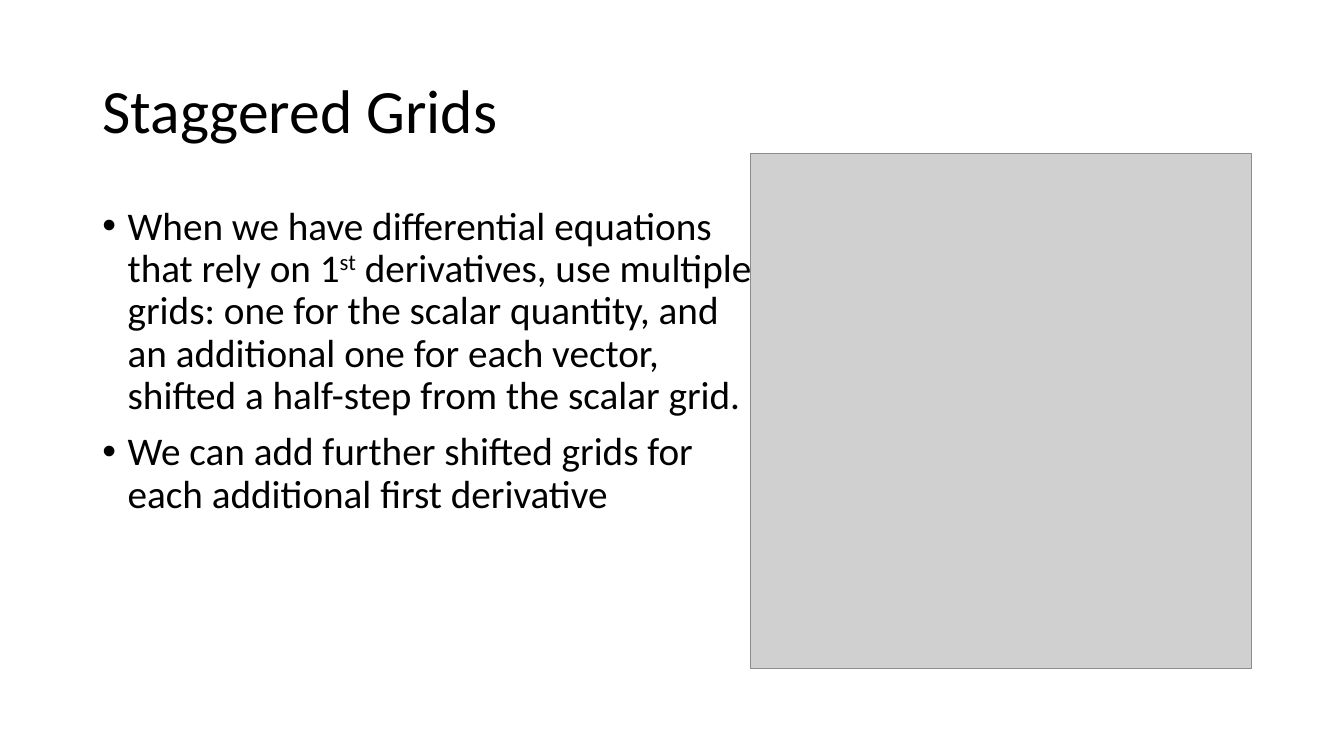
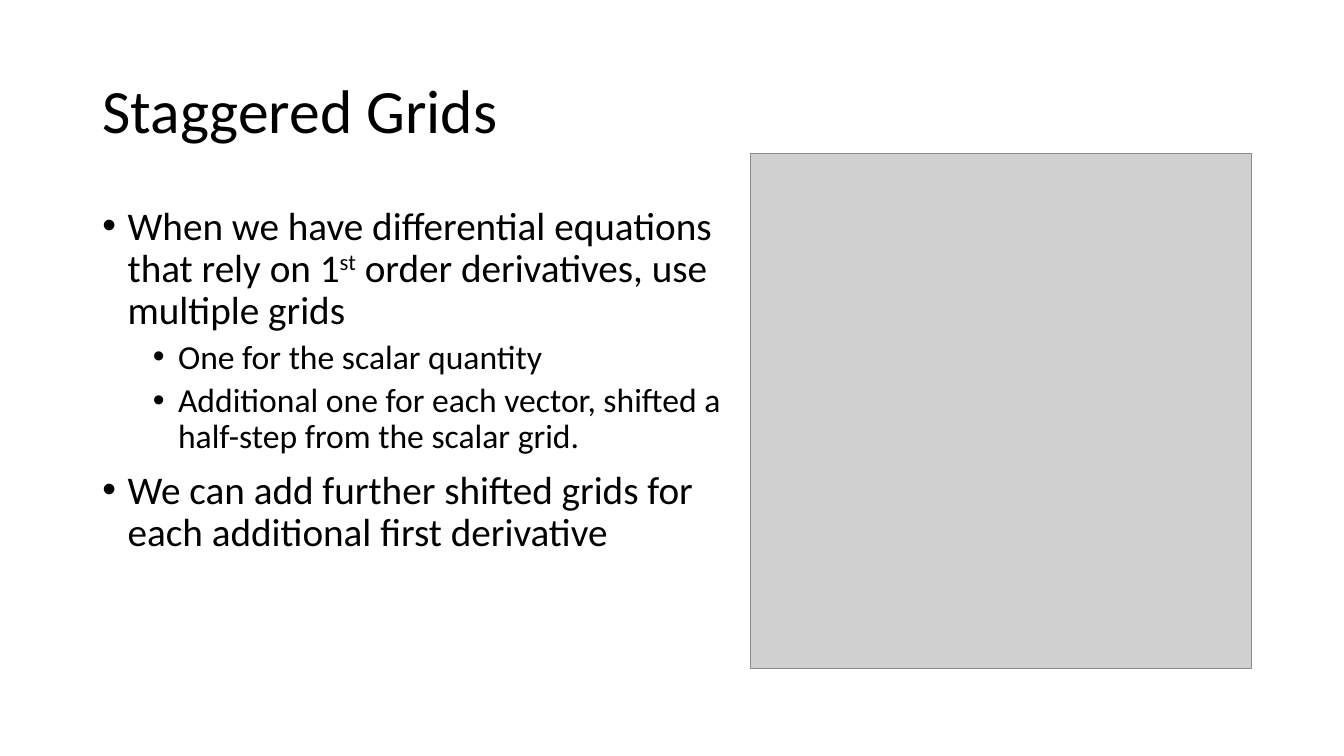
Before and after one commit to Tsintsuntsini/PHYS_581, a slide deck: slide 11 of Presentation3/Staggered Grids.pptx. Drawn at 1344x756 pixels with LibreOffice and Linux fonts; fonts in the diff are those of the drawing; grey boxes stand for pictures. Boxes give left, top, right and bottom in pixels: in the first picture for what was removed or moved away, otherwise in the second. Text is boxed around its words. In the diff, an @@ line names an element or a change of style, - is before the commit and + after.

```diff
--- a/Presentation3/Staggered Grids.pptx
+++ b/Presentation3/Staggered Grids.pptx
@@ text at [128, 212, 720, 454]: text changed; size 28 to 24 pt @@
-• When we have differential equations that rely on 1st derivatives, use multiple grids: one for the scalar quantity, and an additional one for each vector, shifted a half-step from the scalar grid.
+• When we have differential equations that rely on 1st order derivatives, use multiple grids
+  • One for the scalar quantity
+  • Additional one for each vector, shifted a half-step from the scalar grid.
```
Also in this commit, not shown: 3 other slides changed, 2 slides added, 4 slides removed, 2 other files.
